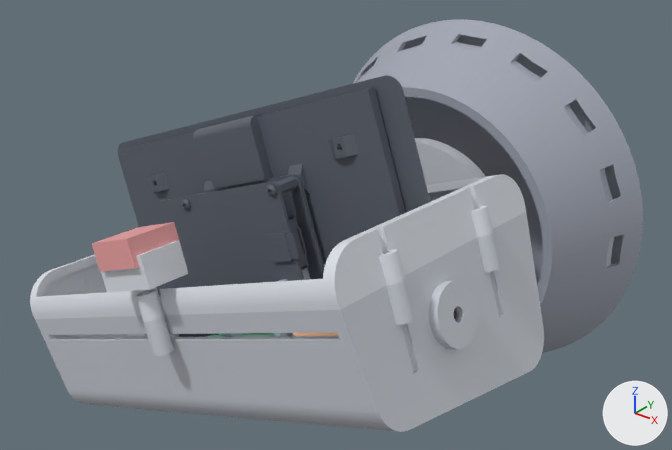
Two versions of the glTF model web/assembly.glb, one commit apart.
Rendered twice from a 50 mm lens placed at (253.0, -446.0, 226.0), pointed at (-9.0, -117.0, 22.0). Arrows for +X, +Y and +Z are at lower right; the lights stay in place. The older version comes first. Where no turn or scale is listed for an object, it has been applied to the vertices. Vertices at exactly the same position are counted once.

The older version as bpy lines, for what is in view:
```python
ob_base = bpy.data.objects.new('base', me_base)
ob_base.location = (0.0, 0.0, 0.0)
ob_camera_ref = bpy.data.objects.new('camera_ref', me_camera_ref)
ob_camera_ref.location = (0.0, 0.0, 0.0)
ob_head_back = bpy.data.objects.new('head_back', me_head_back)
ob_head_back.location = (0.0, 0.0, 0.0)
ob_head_bezel = bpy.data.objects.new('head_bezel', me_head_bezel)
ob_head_bezel.location = (0.0, 0.0, 0.0)
ob_pan_platform = bpy.data.objects.new('pan_platform', me_pan_platform)
ob_pan_platform.location = (0.0, 0.0, 0.0)
ob_screen_ref = bpy.data.objects.new('screen_ref', me_screen_ref)
ob_screen_ref.location = (0.0, 0.0, 0.0)
```
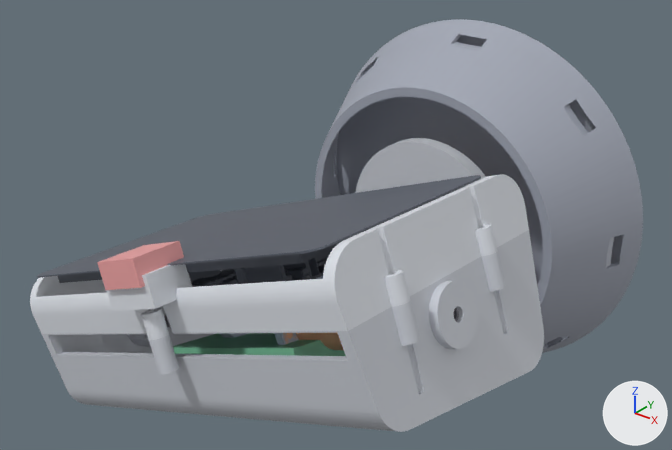
Where the change shows, as pixel boxes [x1, y1, x2, y2] in the pictures (672 x 450 px; the box of a moved part takes in the faces that stretch with it):
'head_back', reshaped (8% shorter)
    before: [35, 212, 544, 432]
    after: [42, 230, 544, 432]
'base', reshaped
    before: [352, 19, 643, 353]
    after: [315, 19, 643, 353]
'screen_ref', reshaped
    before: [118, 75, 430, 337]
    after: [37, 175, 481, 287]
'head_bezel', reshaped (12% taller)
    before: [30, 174, 526, 322]
    after: [30, 174, 529, 340]
'camera_ref', moved
    before: [92, 222, 182, 272]
    after: [97, 241, 184, 290]
part 1 of me_base, moved or reshaped
    before: [379, 21, 642, 220]
    after: [321, 66, 593, 350]
part 2 of me_head_bezel, added
    after: [141, 308, 169, 340]
part 3 of me_head_bezel, moved or reshaped
    before: [35, 182, 524, 322]
    after: [35, 182, 529, 334]
'pi5', unchanged, uncovered by the edit
    before: [206, 333, 275, 337]
    after: [173, 333, 346, 356]

The change, as a diff of the scene's bpy script:
```diff
--- a/web/assembly.glb.py
+++ b/web/assembly.glb.py
@@ me_base @@
 # used by ob_base; location = (0.0, 0.0, 0.0)
-me_base.from_pydata(...)  # 2593 vertices, 5246 faces; spans x -104.0..104.0, y -52.0..0.0, z -104.0..104.0
+me_base.from_pydata(...)  # 2650 vertices, 5360 faces; spans x -104.0..104.0, y -52.0..0.0, z -104.0..104.0
+# me_base part 1: 1030 vertices removed from x -94.0..94.0, y -31.0..0.0, z -96.0..94.0; 1087 vertices added at x -98.0..76.0, y -31.0..0.0, z -98.0..67.0
 me_base.materials.append(mat_defaultmaterial)
@@ me_head_bezel @@
 # used by ob_head_bezel; location = (0.0, 0.0, 0.0)
-me_head_bezel.from_pydata(...)  # 3279 vertices, 6578 faces; spans x -112.0..91.0, y -244.0..-107.0, z -22.0..81.0
+me_head_bezel.from_pydata(...)  # 3311 vertices, 6650 faces; spans x -112.0..94.0, y -244.0..-107.0, z -29.0..81.0
+# me_head_bezel part 2: a new loose piece of 304 vertices spanning x -15.0..-3.0, y -242.0..-232.0, z 16.0..29.0, in mat_defaultmaterial_006
+# me_head_bezel part 3: 17 vertices moved within x -110.0..83.0, y -233.0..-114.0, z -16.0..79.0; 2620 vertices removed from x -112.0..91.0, y -244.0..-108.0, z -22.0..79.0; 2348 vertices added at x -111.0..94.0, y -244.0..-109.0, z -29.0..79.0
 me_head_bezel.materials.append(mat_defaultmaterial_006)
@@ me_head_back @@
 # used by ob_head_back; location = (0.0, 0.0, 0.0)
-me_head_back.from_pydata(...)  # 7377 vertices, 14814 faces; spans x -108.0..112.0, y -242.0..-108.0, z -80.0..63.0
+me_head_back.from_pydata(...)  # 6962 vertices, 13976 faces; spans x -105.0..112.0, y -243.0..-109.0, z -80.0..55.0
+# me_head_back part 4: 143 vertices moved within x -103.0..99.0, y -239.0..-113.0, z -44.0..54.0; 4304 vertices removed from x -108.0..101.0, y -242.0..-108.0, z -52.0..63.0; 3889 vertices added at x -105.0..104.0, y -243.0..-109.0, z -60.0..55.0
 me_head_back.materials.append(mat_defaultmaterial_007)
@@ me_screen_ref @@
 # used by ob_screen_ref; location = (0.0, 0.0, 0.0)
-me_screen_ref.from_pydata(...)  # 42797 vertices, 85174 faces; spans x -122.0..94.0, y -190.0..-159.0, z -50.0..120.0
+me_screen_ref.from_pydata(...)  # 42797 vertices, 85174 faces; spans x -107.0..75.0, y -230.0..-120.0, z 0.0..80.0
+# me_screen_ref part 5: the whole mesh is multiplied about its middle by the matrix ((-0.879, -0.371, -0.299), (-0.371, 0.139, 0.918), (-0.299, 0.918, -0.26)), then moved by (2.0, -2.0, -6.0)
 me_screen_ref.materials.append(mat_defaultmaterial_008)
@@ me_camera_ref @@
 # used by ob_camera_ref; location = (0.0, 0.0, 0.0)
-me_camera_ref.from_pydata(...)  # 8 vertices, 12 faces; spans x -35.3..-7.0, y -245.0..-220.2, z 41.3..63.3
+me_camera_ref.from_pydata(...)  # 8 vertices, 12 faces; spans x -32.3..-4.0, y -245.5..-220.8, z 33.9..55.9
+# me_camera_ref part 6: the whole mesh is moved by (3.0, -0.6, -7.4)
 me_camera_ref.materials.append(mat_defaultmaterial_009)
```
